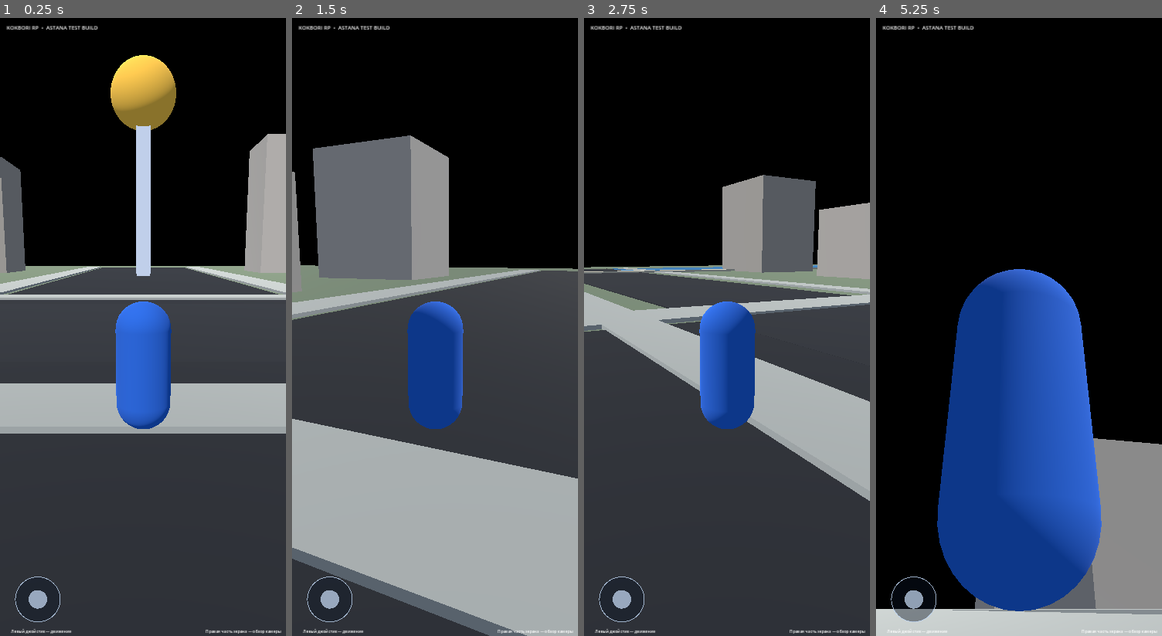
Above: before the commit, frames 1-4 (left to right).
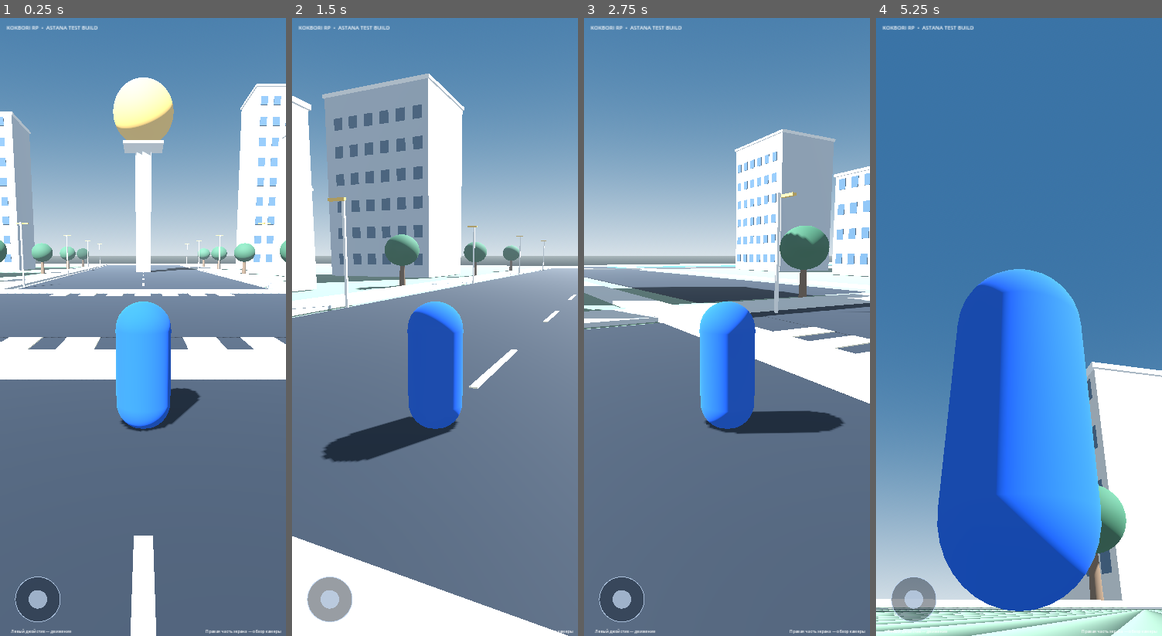
Above: after the commit, the same moments.

Repository: rizerize820-boop/Kokbori
Game: Godot game, scene res://scenes/main.tscn
Two runs of this game, one before a commit and one after it. Both use one fixed random seed, a clock stepped at 60 frames per second and the inputs below.
Inputs (mouse positions are in pixels of both pictures, inside the frame that each line leads up to):
- Up to frame 1 (0.25 s): no input
- Up to frame 2 (1.5 s): tap Enter at 0.5 s; move the mouse to (497, 296) at 0.52 s; hold D (move_right) 0.53-1.25 s; click (497, 296) at 0.67 s; drag from (377, 357) to (420, 450) at 1.27 s
- Up to frame 3 (2.75 s): tap Space at 2 s; move the mouse to (755, 191) at 2.02 s; hold D (move_right) from 2.03 s (still down)
- Up to frame 4 (5.25 s): release D (move_right) at 2.75 s; drag from (1004, 450) to (933, 234) at 2.77 s; tap Enter at 3.5 s; move the mouse to (1104, 419) at 3.52 s; hold A (move_left) 3.53-4.25 s; drag from (933, 234) to (976, 172) at 4.27 s; move the mouse to (1033, 327) at 5.02 s; hold S (move_back) from 5.03 s (still down); click (1033, 327) at 5.17 s

The runs differ from the first frame. In frame 1, 100% of the frame differs, in the area x 0-100%, y 0-100%; in frame 2, 98%; in frame 3, 98%; in frame 4, 100%.

Commit message:
Improve Astana test city visuals and mobile scene performance

Diff:
--- a/Engine/scripts/main.gd
+++ b/Engine/scripts/main.gd
@@ -3,32 +3,56 @@
 const PlayerScript = preload("res://scripts/player.gd")
 const ControlsScript = preload("res://scripts/mobile_controls.gd")
 
+var materials: Dictionary = {}
+
 func _ready() -> void:
+	_build_materials()
 	_build_environment()
 	_build_city()
 	var player := CharacterBody3D.new()
 	player.set_script(PlayerScript)
-	player.position = Vector3(0, 0.15, 10)
+	player.position = Vector3(0, 0.15, 12)
 	add_child(player)
 	var controls := CanvasLayer.new()
 	controls.set_script(ControlsScript)
 	add_child(controls)
 
+func _build_materials() -> void:
+	materials["road"] = _material(Color("#252b33"))
+	materials["sidewalk"] = _material(Color("#aeb5b7"))
+	materials["line"] = _material(Color("#e7dfbd"))
+	materials["grass"] = _material(Color("#667b68"))
+	materials["building_a"] = _material(Color("#b8b9b4"))
+	materials["building_b"] = _material(Color("#9fa9b2"))
+	materials["building_c"] = _material(Color("#c5b9a7"))
+	materials["glass"] = _material(Color("#38566c"))
+	materials["trim"] = _material(Color("#d7d9d6"))
+	materials["gold"] = _material(Color("#d9ae58"))
+	materials["water"] = _material(Color("#285d78"))
+	materials["tree"] = _material(Color("#315c42"))
+	materials["trunk"] = _material(Color("#66513c"))
+
 func _material(color: Color) -> StandardMaterial3D:
 	var mat := StandardMaterial3D.new()
 	mat.albedo_color = color
+	mat.roughness = 0.82
 	return mat
 
-func _box(parent: Node3D, pos: Vector3, size: Vector3, color: Color) -> StaticBody3D:
+func _visual_box(parent: Node3D, pos: Vector3, size: Vector3, mat: Material) -> MeshInstance3D:
+	var instance := MeshInstance3D.new()
+	var mesh := BoxMesh.new()
+	mesh.size = size
+	instance.mesh = mesh
+	instance.material_override = mat
+	instance.position = pos
+	parent.add_child(instance)
+	return instance
+
+func _solid_box(parent: Node3D, pos: Vector3, size: Vector3, mat: Material) -> StaticBody3D:
 	var body := StaticBody3D.new()
 	body.position = pos
 	parent.add_child(body)
-	var mesh_instance := MeshInstance3D.new()
-	var mesh := BoxMesh.new()
-	mesh.size = size
-	mesh_instance.mesh = mesh
-	mesh_instance.material_override = _material(color)
-	body.add_child(mesh_instance)
+	_visual_box(body, Vector3.ZERO, size, mat)
 	var collision := CollisionShape3D.new()
 	var shape := BoxShape3D.new()
 	shape.size = size
@@ -40,61 +64,132 @@
 	var world := WorldEnvironment.new()
 	var env := Environment.new()
 	env.background_mode = Environment.BG_SKY
-	env.sky = Sky.new()
+	var sky := Sky.new()
+	var sky_material := ProceduralSkyMaterial.new()
+	sky_material.sky_top_color = Color("#315a83")
+	sky_material.sky_horizon_color = Color("#b8c7d2")
+	sky_material.ground_bottom_color = Color("#303a43")
+	sky_material.ground_horizon_color = Color("#89969a")
+	sky.sky_material = sky_material
+	env.sky = sky
 	env.ambient_light_source = Environment.AMBIENT_SOURCE_COLOR
-	env.ambient_light_color = Color(0.72, 0.78, 0.88)
-	env.ambient_light_energy = 0.7
+	env.ambient_light_color = Color("#b8c8dc")
+	env.ambient_light_energy = 0.72
+	env.tonemap_mode = Environment.TONE_MAPPER_FILMIC
+	env.fog_enabled = true
+	env.fog_light_color = Color("#aabac8")
+	env.fog_density = 0.0018
 	world.environment = env
 	add_child(world)
 	var sun := DirectionalLight3D.new()
 	sun.rotation_degrees = Vector3(-48, -28, 0)
-	sun.light_energy = 1.25
+	sun.light_energy = 1.15
+	sun.shadow_enabled = true
 	add_child(sun)
-	var ground := StaticBody3D.new()
-	ground.position.y = -0.25
-	add_child(ground)
-	var ground_mesh := MeshInstance3D.new()
-	var plane := BoxMesh.new()
-	plane.size = Vector3(180, 0.5, 180)
-	ground_mesh.mesh = plane
-	ground_mesh.material_override = _material(Color(0.38, 0.43, 0.35))
-	ground.add_child(ground_mesh)
-	var ground_collision := CollisionShape3D.new()
-	var ground_shape := BoxShape3D.new()
-	ground_shape.size = plane.size
-	ground_collision.shape = ground_shape
-	ground.add_child(ground_collision)
+	_solid_box(self, Vector3(0, -0.3, 0), Vector3(220, 0.5, 220), materials["grass"])
 
 func _build_city() -> void:
-	# Main avenue and cross streets
-	_box(self, Vector3(0, 0.015, 0), Vector3(18, 0.08, 150), Color(0.12, 0.13, 0.15))
-	_box(self, Vector3(0, 0.02, 0), Vector3(150, 0.08, 12), Color(0.13, 0.14, 0.16))
-	# Sidewalks
+	# Main avenue, side streets and sidewalks.
+	_visual_box(self, Vector3(0, -0.015, 0), Vector3(18, 0.08, 180), materials["road"])
+	_visual_box(self, Vector3(0, 0.0, 0), Vector3(180, 0.08, 12), materials["road"])
 	for x in [-11.0, 11.0]:
-		_box(self, Vector3(x, 0.08, 0), Vector3(3, 0.16, 150), Color(0.58, 0.59, 0.57))
+		_visual_box(self, Vector3(x, 0.07, 0), Vector3(3.0, 0.16, 180), materials["sidewalk"])
 	for z in [-9.0, 9.0]:
-		_box(self, Vector3(0, 0.08, z), Vector3(150, 0.16, 2), Color(0.58, 0.59, 0.57))
-	# District blocks: original placeholder buildings, not extracted game assets.
+		_visual_box(self, Vector3(0, 0.07, z), Vector3(180, 0.16, 2.0), materials["sidewalk"])
+	# Dashed centre lines and pedestrian crossings.
+	for z in range(-80, 81, 8):
+		_visual_box(self, Vector3(0, 0.04, float(z)), Vector3(0.16, 0.025, 3.2), materials["line"])
+	for i in range(7):
+		_visual_box(self, Vector3(-5.0 + float(i) * 1.65, 0.065, 7.2), Vector3(0.95, 0.025, 2.2), materials["line"])
+		_visual_box(self, Vector3(-5.0 + float(i) * 1.65, 0.065, -7.2), Vector3(0.95, 0.025, 2.2), materials["line"])
+	# City blocks: restrained geometry and shared materials for mobile performance.
 	for row in range(5):
 		for col in range(5):
 			var x := -52.0 + float(col) * 25.0
-			var z := -52.0 + float(row) * 25.0
-			if abs(x) < 17.0 or abs(z) < 13.0:
+			var z := -55.0 + float(row) * 27.0
+			if abs(x) < 17.0 or abs(z) < 14.0:
 				continue
-			var h := 8.0 + float((row * 7 + col * 3) % 5) * 3.0
-			var w := 10.0 + float((row + col) % 3) * 2.0
-			var shade := 0.52 + float((row + col) % 4) * 0.045
-			_box(self, Vector3(x, h * 0.5, z), Vector3(w, h, 10), Color(shade, shade * 0.96, shade * 0.9))
-	# Stylized Baiterek-inspired landmark at the end of the avenue.
-	var tower := _box(self, Vector3(0, 10, -38), Vector3(1.8, 20, 1.8), Color(0.72, 0.76, 0.82))
+			var h := 12.0 + float((row * 7 + col * 3) % 5) * 4.0
+			var w := 11.0 + float((row + col) % 3) * 2.0
+			var mat: Material = materials["building_a"]
+			if (row + col) % 3 == 1:
+				mat = materials["building_b"]
+			elif (row + col) % 3 == 2:
+				mat = materials["building_c"]
+			var building := Node3D.new()
+			building.position = Vector3(x, 0, z)
+			add_child(building)
+			_solid_box(building, Vector3(0, h * 0.5, 0), Vector3(w, h, 10), mat)
+			_visual_box(building, Vector3(0, h + 0.18, 0), Vector3(w + 0.35, 0.35, 10.35), materials["trim"])
+			_add_windows(building, w, h)
+	# Green strips, trees and street lamps along the main avenue.
+	for side in [-1.0, 1.0]:
+		_visual_box(self, Vector3(side * 13.2, 0.015, 0), Vector3(1.0, 0.06, 180), materials["grass"])
+		for z in range(-72, 73, 18):
+			_add_tree(Vector3(side * 13.2, 0, float(z)))
+			_add_lamp(Vector3(side * 9.0, 0, float(z) + 5.0))
+	# Astana-inspired river and embankment.
+	_visual_box(self, Vector3(-76, -0.015, 0), Vector3(15, 0.08, 180), materials["water"])
+	_visual_box(self, Vector3(-67.5, 0.08, 0), Vector3(1.0, 0.3, 180), materials["trim"])
+	# Baiterek-inspired landmark on the central avenue.
+	_solid_box(self, Vector3(0, 10, -43), Vector3(2.2, 20, 2.2), materials["trim"])
 	var sphere := MeshInstance3D.new()
 	var sphere_mesh := SphereMesh.new()
-	sphere_mesh.radius = 4.0
-	sphere_mesh.height = 8.0
+	sphere_mesh.radius = 4.2
+	sphere_mesh.height = 8.4
 	sphere.mesh = sphere_mesh
-	sphere.position = Vector3(0, 22, -38)
-	sphere.material_override = _material(Color(0.88, 0.68, 0.24))
+	sphere.position = Vector3(0, 22, -43)
+	sphere.material_override = materials["gold"]
 	add_child(sphere)
-	# A simple river channel and embankments on the west side.
-	_box(self, Vector3(-66, -0.02, 0), Vector3(18, 0.12, 150), Color(0.16, 0.38, 0.55))
-	_box(self, Vector3(-55, 0.12, 0), Vector3(2, 0.3, 150), Color(0.66, 0.64, 0.57))
+	_visual_box(self, Vector3(0, 17.5, -43), Vector3(5.5, 0.35, 5.5), materials["trim"])
+
+func _add_windows(parent: Node3D, width: float, height: float) -> void:
+	var window_mesh := BoxMesh.new()
+	window_mesh.size = Vector3(1.05, 1.25, 0.07)
+	var multi := MultiMesh.new()
+	multi.transform_format = MultiMesh.TRANSFORM_3D
+	var count := int(floor(width / 2.0)) * int(floor(height / 3.0))
+	multi.mesh = window_mesh
+	multi.instance_count = count * 2
+	var index := 0
+	for floor_index in range(int(floor(height / 3.0))):
+		for column in range(int(floor(width / 2.0))):
+			var wx := -width * 0.5 + 1.2 + float(column) * 2.0
+			var wy := 2.0 + float(floor_index) * 3.0
+			multi.set_instance_transform(index, Transform3D(Basis(), Vector3(wx, wy, -5.06)))
+			index += 1
+			multi.set_instance_transform(index, Transform3D(Basis(Vector3.UP, PI), Vector3(wx, wy, 5.06)))
+			index += 1
+	var windows := MultiMeshInstance3D.new()
+	windows.multimesh = multi
+	windows.material_override = materials["glass"]
+	parent.add_child(windows)
+
+func _add_tree(pos: Vector3) -> void:
+	var tree := Node3D.new()
+	tree.position = pos
+	add_child(tree)
+	var trunk := MeshInstance3D.new()
+	var trunk_mesh := CylinderMesh.new()
+	trunk_mesh.top_radius = 0.16
+	trunk_mesh.bottom_radius = 0.24
+	trunk_mesh.height = 2.2
+	trunk.mesh = trunk_mesh
+	trunk.position.y = 1.1
+	trunk.material_override = materials["trunk"]
+	tree.add_child(trunk)
+	var crown := MeshInstance3D.new()
+	var crown_mesh := SphereMesh.new()
+	crown_mesh.radius = 1.35
+	crown_mesh.height = 2.4
+	crown.mesh = crown_mesh
+	crown.position.y = 2.8
+	crown.material_override = materials["tree"]
+	tree.add_child(crown)
+
+func _add_lamp(pos: Vector3) -> void:
+	var lamp := Node3D.new()
+	lamp.position = pos
+	add_child(lamp)
+	_visual_box(lamp, Vector3(0, 2.4, 0), Vector3(0.12, 4.8, 0.12), materials["trim"])
+	_visual_box(lamp, Vector3(0, 4.75, -0.45), Vector3(0.85, 0.12, 0.18), materials["gold"])
